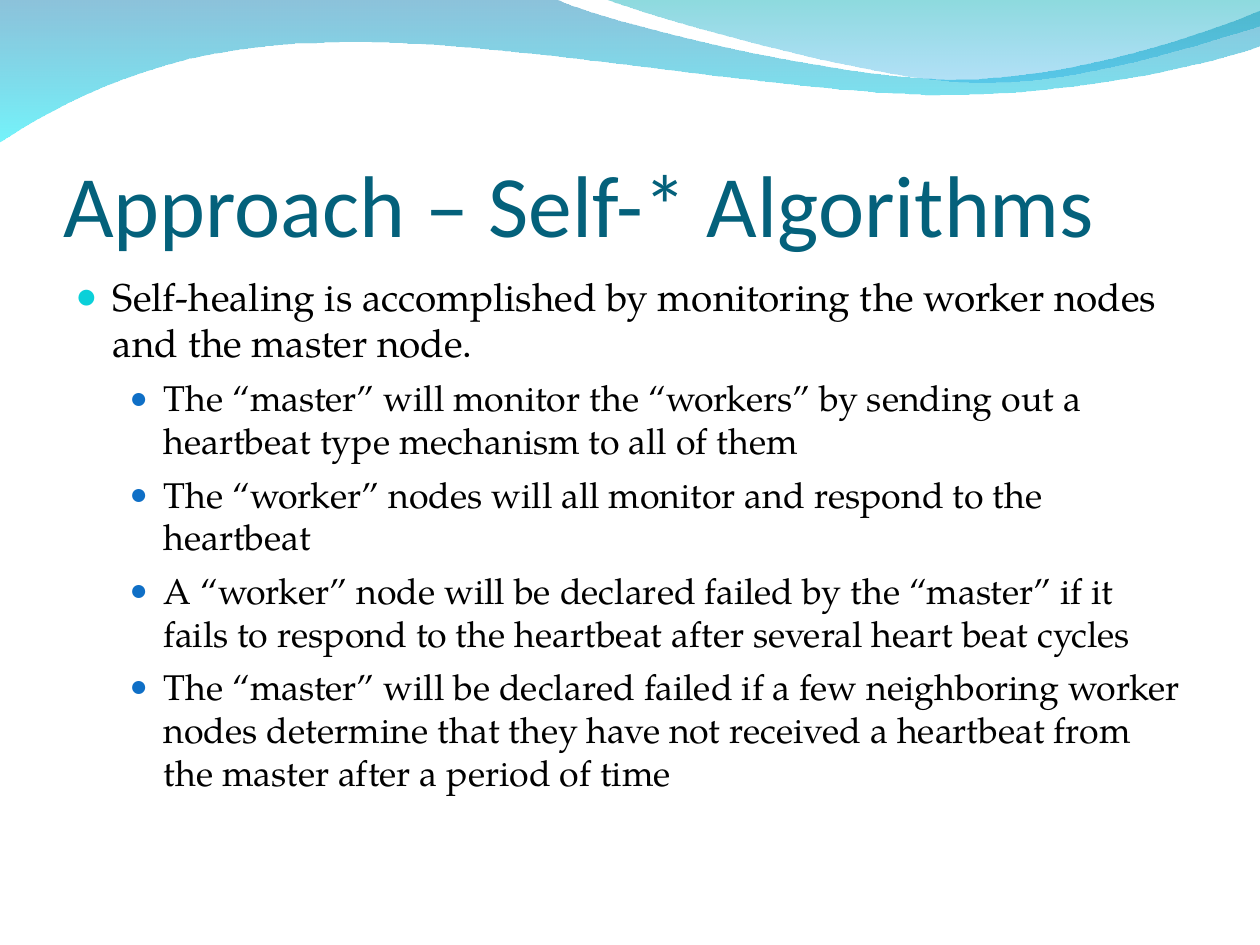
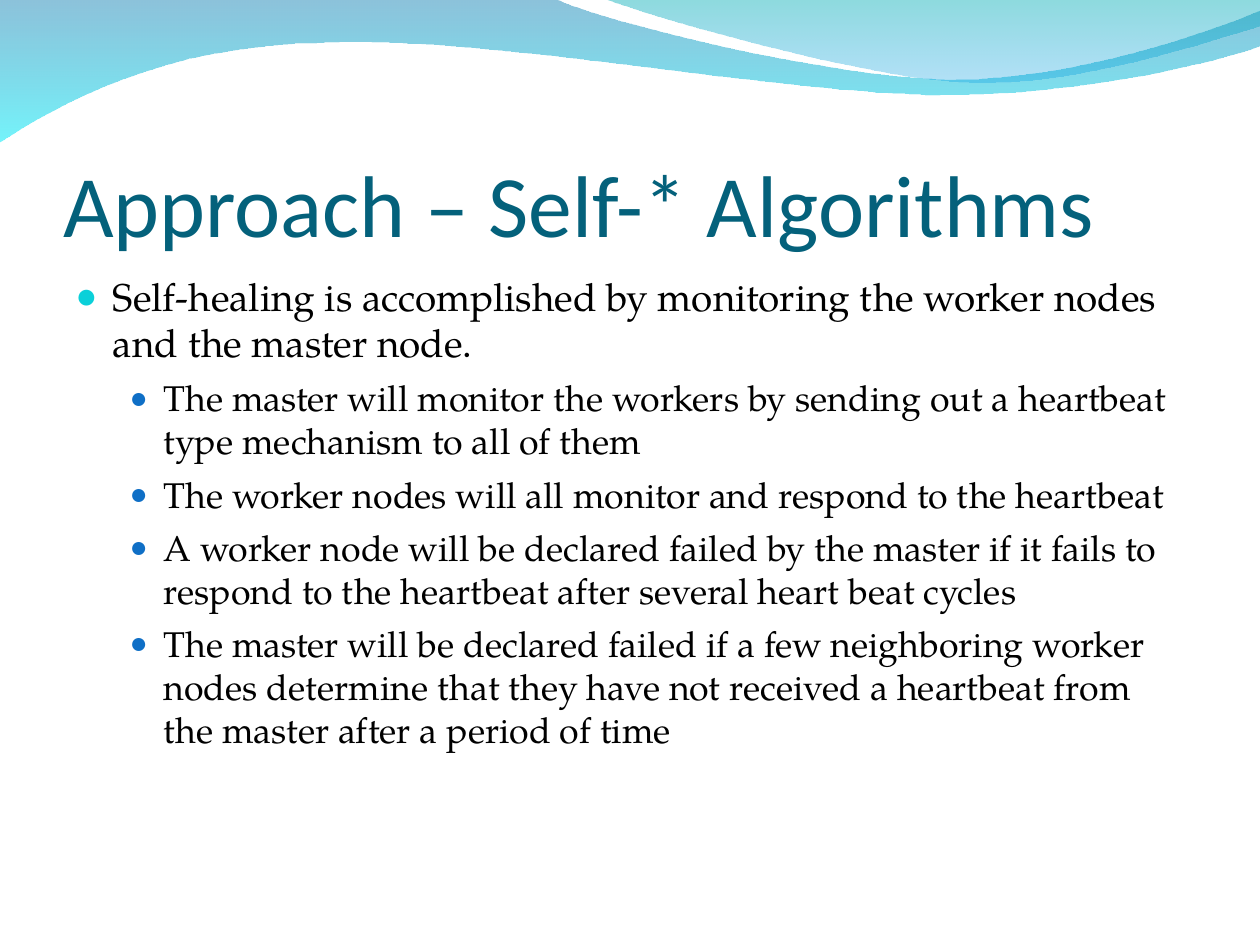
Before and after one commit to osecki/cs647, a slide deck: slide 24 of Documentation/Final Paper and Slides/MapReduce Final Presentation.ppt. Drawn at 1260x945 pixels with LibreOffice and Linux fonts; fonts in the diff are those of the drawing; background and template pictures are left out. Boxes give left, top, right and bottom in pixels: in the first picture for what was removed or moved away, otherwise in the second. Text is boxed around its words. In the diff, an @@ line names an element or a change of style, - is before the commit and + after.

```diff
--- a/Documentation/Final Paper and Slides/MapReduce Final Presentation.ppt
+++ b/Documentation/Final Paper and Slides/MapReduce Final Presentation.ppt
@@ text at (x1=164, y1=385, x2=1167, y2=753): text changed @@
-  ● The “master” will monitor the “workers” by sending out a heartbeat type mechanism to all of them
-  ● The “worker” nodes will all monitor and respond to the heartbeat
-  ● A “worker” node will be declared failed by the “master” if it fails to respond to the heartbeat after several heart beat cycles
-  ● The “master” will be declared failed if a few neighboring worker nodes determine that they have not received a heartbeat from the master after a period of time
+  ● The master will monitor the workers by sending out a heartbeat type mechanism to all of them
+  ● The worker nodes will all monitor and respond to the heartbeat
+  ● A worker node will be declared failed by the master if it fails to respond to the heartbeat after several heart beat cycles
+  ● The master will be declared failed if a few neighboring worker nodes determine that they have not received a heartbeat from the master after a period of time
```
Also in this commit, not shown: 22 other slides changed, 5 other files.
